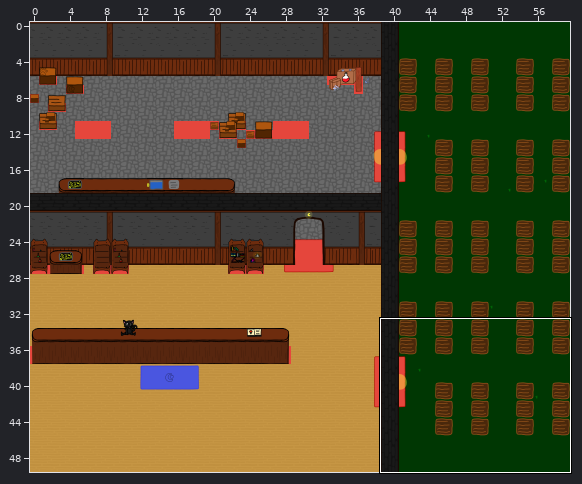
Level history. Tiled map: assets/map/ShopMap.tmx. The first picture is a wide view before the edit; the outline marks the close-up.
Close-up. Before the edit:
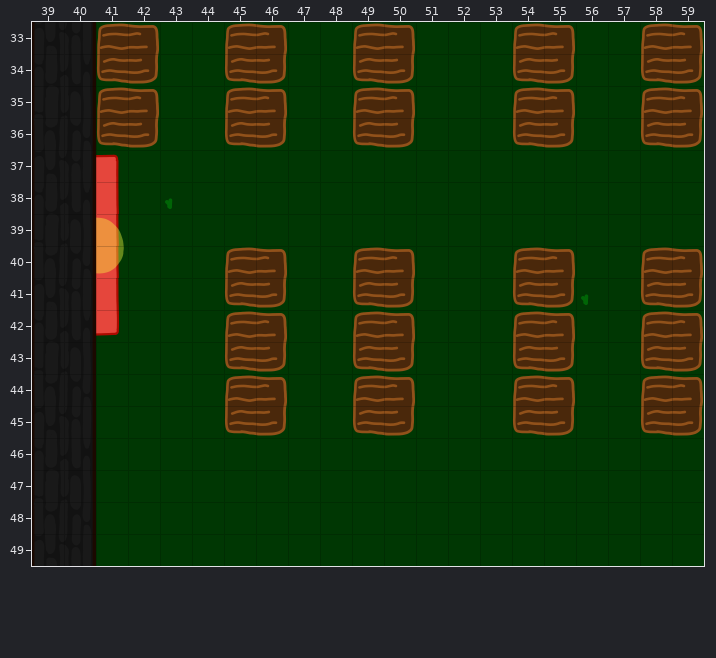
Cells are 128x128 px. Shown: x 39..59, y 33..49. The commit also changed other parts of the map, which this record leaves out.
Now the later version:
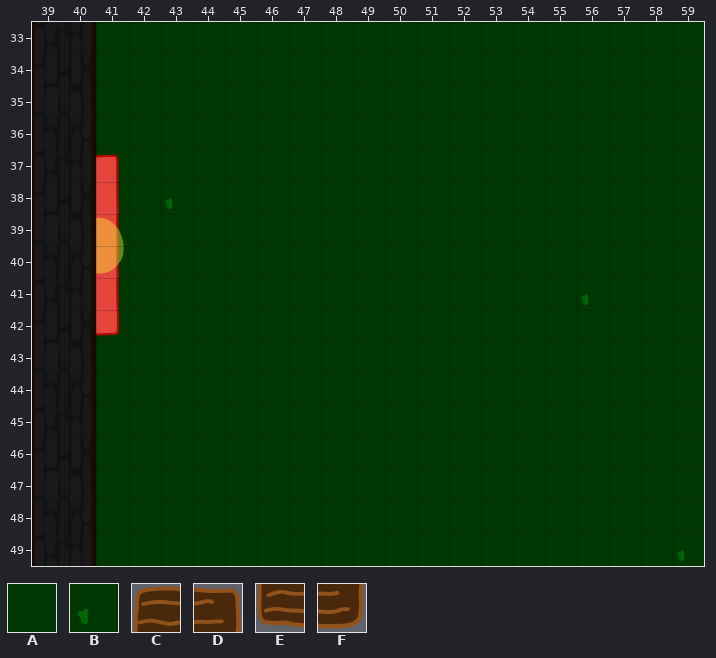
Key: from "_SpriteSheet": A 70, B 71, C 384, D 385, E 400, F 401.
_ is an empty cell.
The commit says: adjust station colliders and adjust collision layer in map
The exact change:
Layer "Collision":
The edit adds tile A in rows 33 to 36 at x 59; in rows 40 to 45 at x 59.
The edit adds tile B in row 49 at x 59.
Layer "SpawnerTilers" (removed):
The edit erases tile C in row 33 at x 41, 45, 49, 54 and 58; in row 35 at x 41, 45, 49, 54 and 58; in row 40 at x 45, 49, 54 and 58; in row 42 at x 45, 49, 54 and 58; in row 44 at x 45, 49, 54 and 58.
The edit erases tile D in row 33 at x 42, 46, 50, 55 and 59; in row 35 at x 42, 46, 50, 55 and 59; in row 40 at x 46, 50, 55 and 59; in row 42 at x 46, 50, 55 and 59; in row 44 at x 46, 50, 55 and 59.
The edit erases tile E in row 34 at x 41, 45, 49, 54 and 58; in row 36 at x 41, 45, 49, 54 and 58; in row 41 at x 45, 49, 54 and 58; in row 43 at x 45, 49, 54 and 58; in row 45 at x 45, 49, 54 and 58.
The edit erases tile F in row 34 at x 42, 46, 50, 55 and 59; in row 36 at x 42, 46, 50, 55 and 59; in row 41 at x 46, 50, 55 and 59; in row 43 at x 46, 50, 55 and 59; in row 45 at x 46, 50, 55 and 59.
